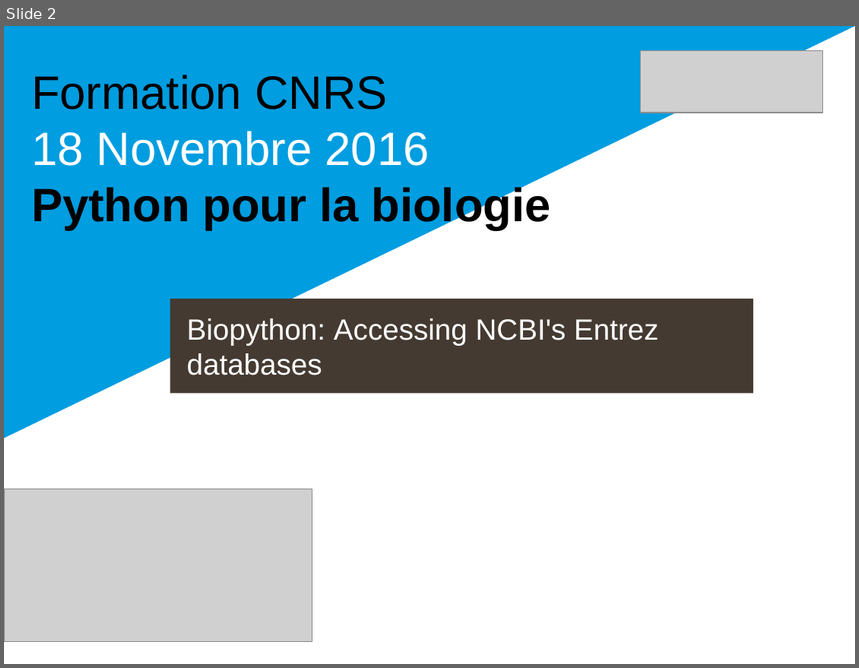
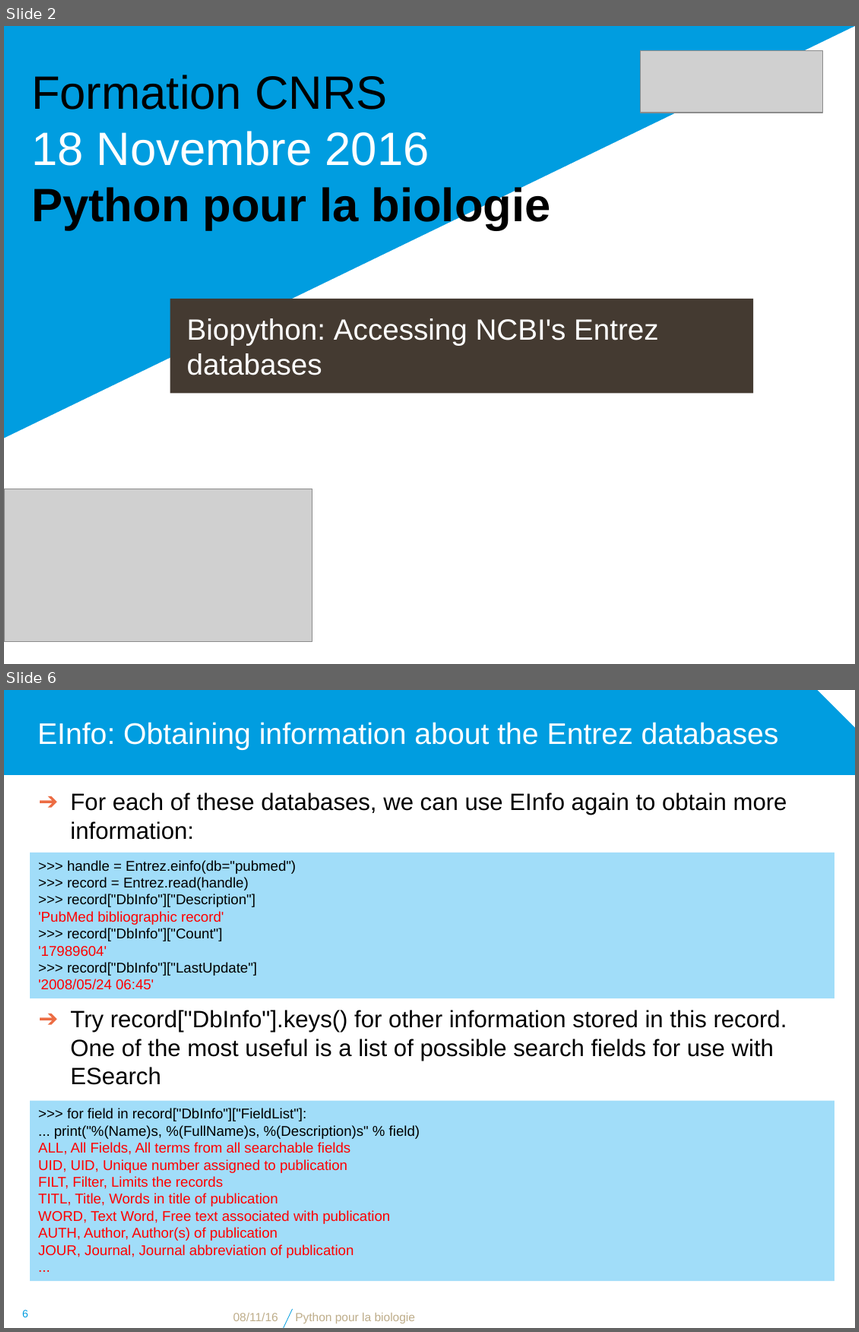
Before and after one commit to bdartigues/python_cnrs_formation, a slide deck: slides/python_biopython_NCBI.pptx. Shown one above the other, each under a label of ours: slide 2 before the commit, slides 2 and 6 after it; the slides between them are not shown. The pictures are 859x668 and 859x1332 pixels, drawn with LibreOffice and Linux fonts; fonts in the diff are those of the drawing; grey boxes stand for pictures; background and template pictures are left out. Boxes give left, top, right and bottom in pixels: in the first picture for what was removed or moved away, otherwise in the second. Text is boxed around its words. In the diff, an @@ line names an element or a change of style, - is before the commit and + after.

```diff
--- a/slides/python_biopython_NCBI.pptx
+++ b/slides/python_biopython_NCBI.pptx
@@ slide 6 added at <box>4,690,855,1328</box>, background #FFFFFF @@
@@ snip rect added at <box>4,690,855,775</box>, fill #009DE0 @@
@@ title added at <box>37,722,779,750</box>, 25.2 pt, text #FFFFFF @@
+EInfo: Obtaining information about the Entrez databases
@@ text added at <box>70,793,788,840</box>, 20 pt, text #000000 @@
+➔ For each of these databases, we can use EInfo again to obtain more information:
@@ rectangle added at <box>31,853,835,999</box>, fill #A1DDF9, 12 pt, text #000000 @@
+>>> handle = Entrez.einfo(db="pubmed")
+>>> record = Entrez.read(handle)
+>>> record["DbInfo"]["Description"]
+'PubMed bibliographic record'
+>>> record["DbInfo"]["Count"]
+'17989604'
+>>> record["DbInfo"]["LastUpdate"]
+'2008/05/24 06:45'
@@ text added at <box>70,1010,788,1061</box>, 20 pt, text #000000 @@
+➔ Try record["DbInfo"].keys() for other information stored in this record. One of the most useful is a list of possible search fields for use with ESearch
@@ rectangle added at <box>31,1101,835,1281</box>, fill #A1DDF9, 12 pt, text #FF0000 @@
+>>> for field in record["DbInfo"]["FieldList"]:
+... print("%(Name)s, %(FullName)s, %(Description)s" % field)
+ALL, All Fields, All terms from all searchable fields
+UID, UID, Unique number assigned to publication
+FILT, Filter, Limits the records
+TITL, Title, Words in title of publication
+WORD, Text Word, Free text associated with publication
+AUTH, Author, Author(s) of publication
+JOUR, Journal, Journal abbreviation of publication
+...
@@ page number added at <box>22,1310,28,1318</box>, 9 pt, text #009DE0 @@
+6
@@ text added at <box>234,1313,278,1322</box>, 10 pt, text #BEAD8A @@
+08/11/16
@@ line added from (283, 1328) to (293, 1309), #009DE0 0.5 pt @@
@@ text added at <box>295,1313,415,1324</box>, 10 pt, text #BEAD8A @@
+Python pour la biologie
```
Also in this commit, not shown: 4 slides changed, 12 other slides added, 7 other files.
